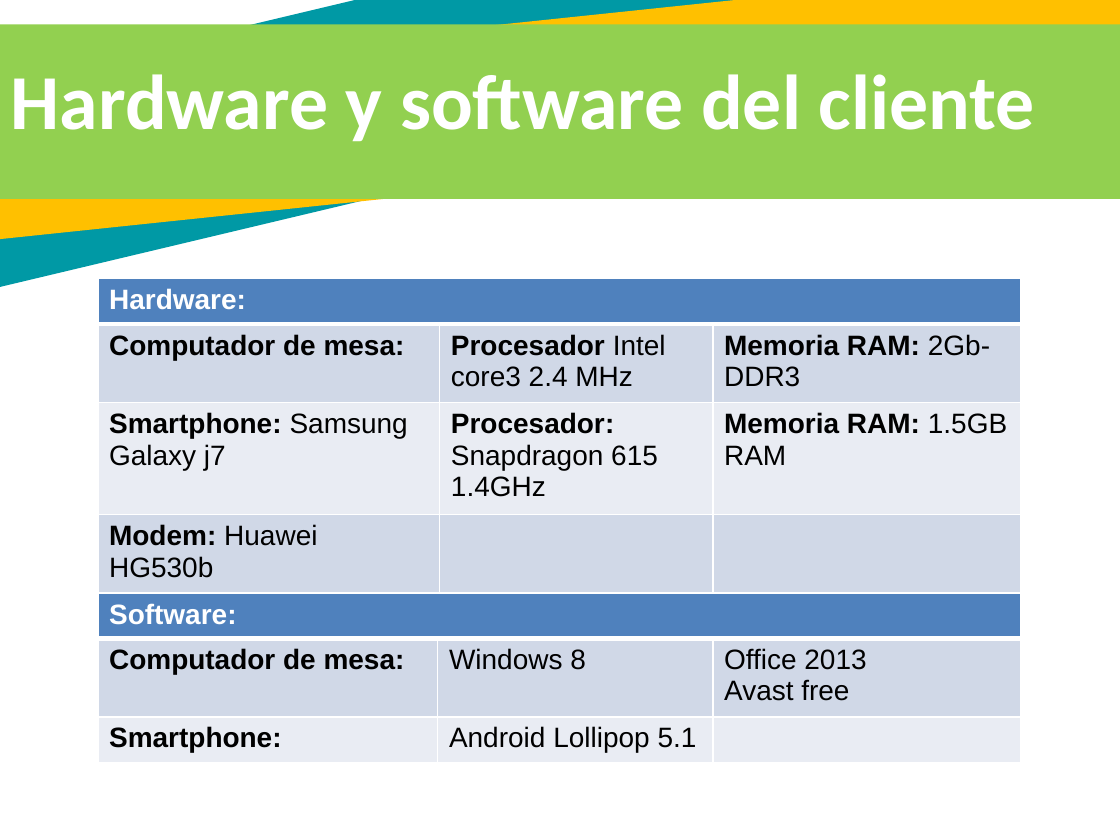
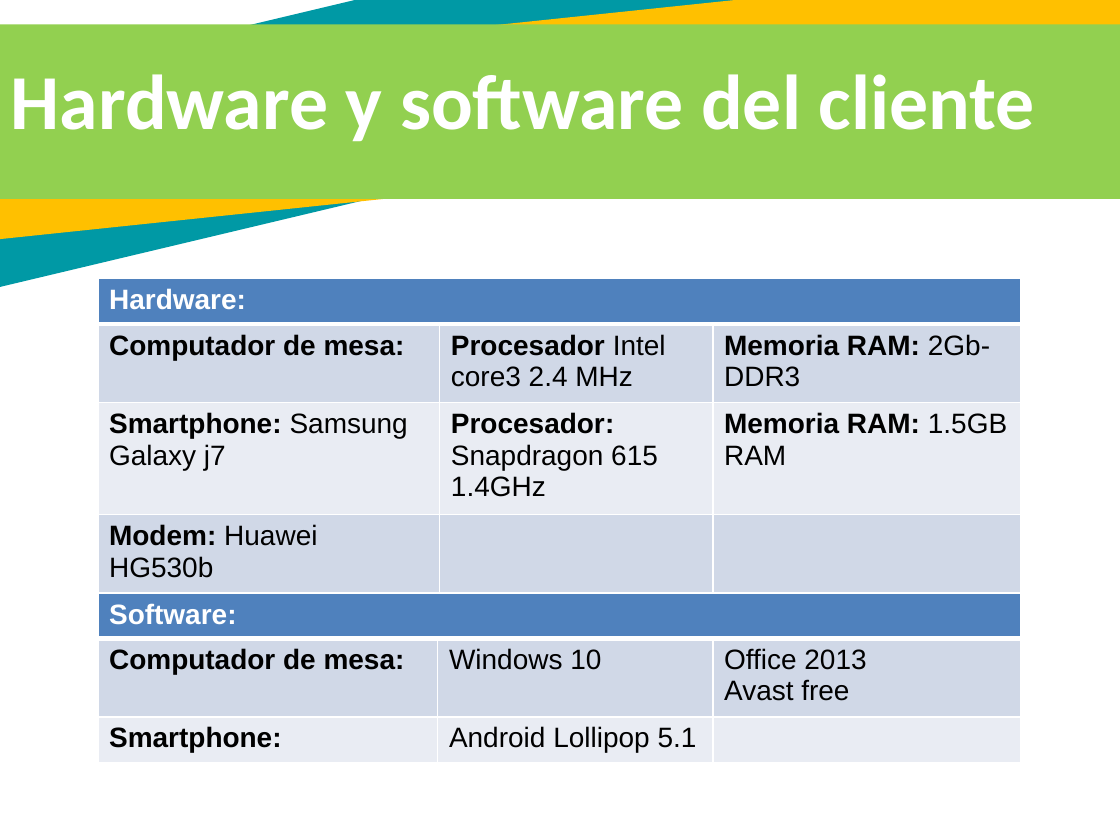
Before and after one commit to IsseiXD321/Rapid-Jackets, a slide deck: slide 10 of Presentación Proyectos XD Oficial ADSI IIl.pptx. Drawn at 1120x840 pixels with LibreOffice and Linux fonts; fonts in the diff are those of the drawing. Boxes give left, top, right and bottom in pixels: in the first picture for what was removed or moved away, otherwise in the second. Text is boxed around its words. In the diff, an @@ line names an element or a change of style, - is before the commit and + after.

```diff
--- a/Presentación Proyectos XD Oficial ADSI IIl.pptx
+++ b/Presentación Proyectos XD Oficial ADSI IIl.pptx
@@ table at bbox=[97, 592, 1020, 762] @@
-row 2, column 2: Windows 8
+row 2, column 2: Windows 10
```
Also in this commit, not shown: 5 other slides changed, 2 slides added.
